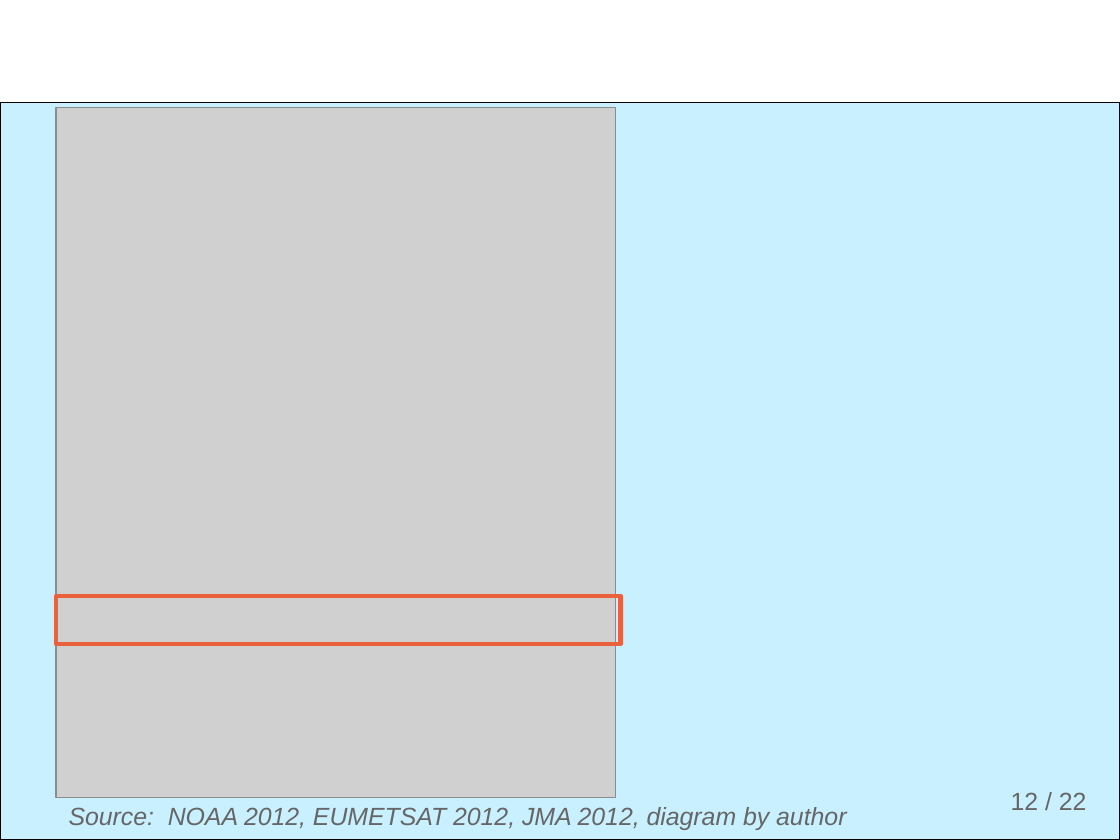
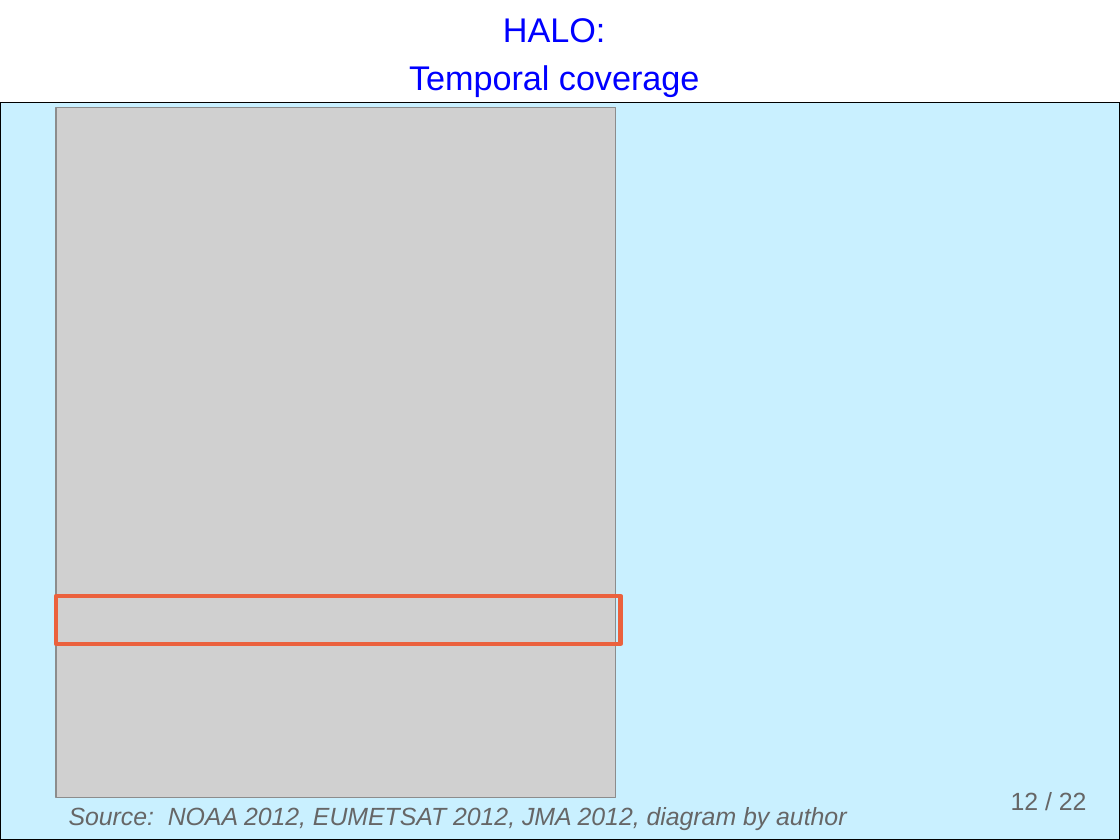
Before and after one commit to ogutu/H.A.L.O., a slide deck: slide 12 of documents/presentations/HALO.odp. Drawn at 1120x840 pixels with LibreOffice and Linux fonts; fonts in the diff are those of the drawing; grey boxes stand for pictures; background and template pictures are left out. Boxes give left, top, right and bottom in pixels: in the first picture for what was removed or moved away, otherwise in the second. Text is boxed around its words. In the diff, an @@ line names an element or a change of style, - is before the commit and + after.

Commit message:
Export HALO presentation final version

```diff
--- a/documents/presentations/HALO.odp
+++ b/documents/presentations/HALO.odp
@@ text added at bbox=[409, 18, 699, 96], 22 pt, text #0000FF @@
+HALO:
+Temporal coverage
```
Also in this commit, not shown: 1 other slide changed, 1 other file.
